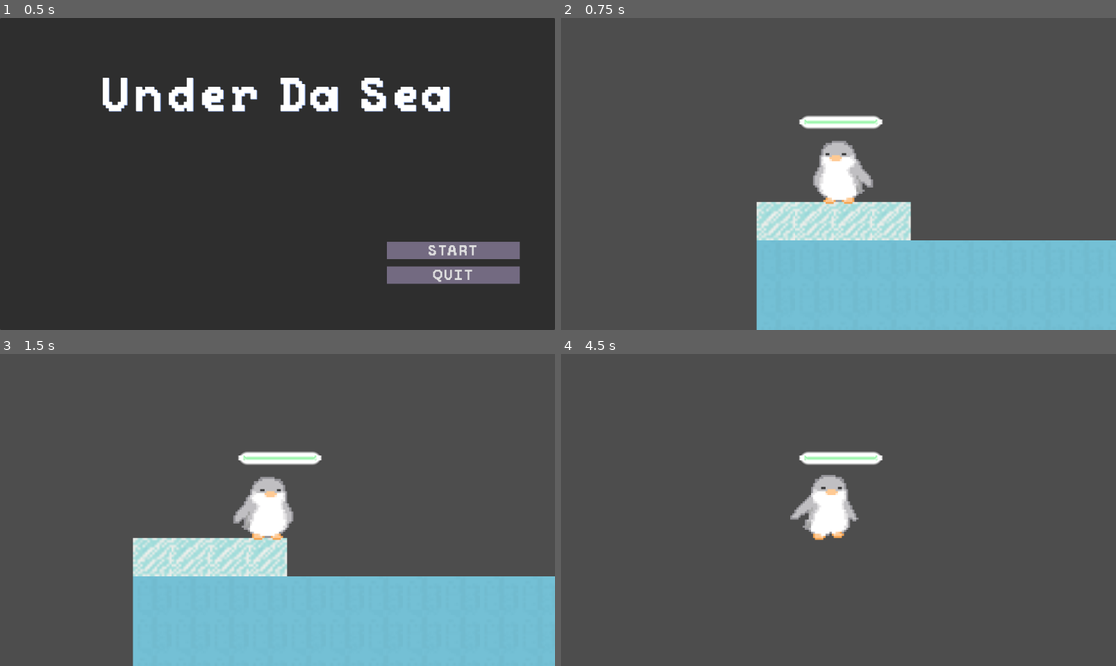
Above: before the commit, frames 1-4 (two rows, left to right).
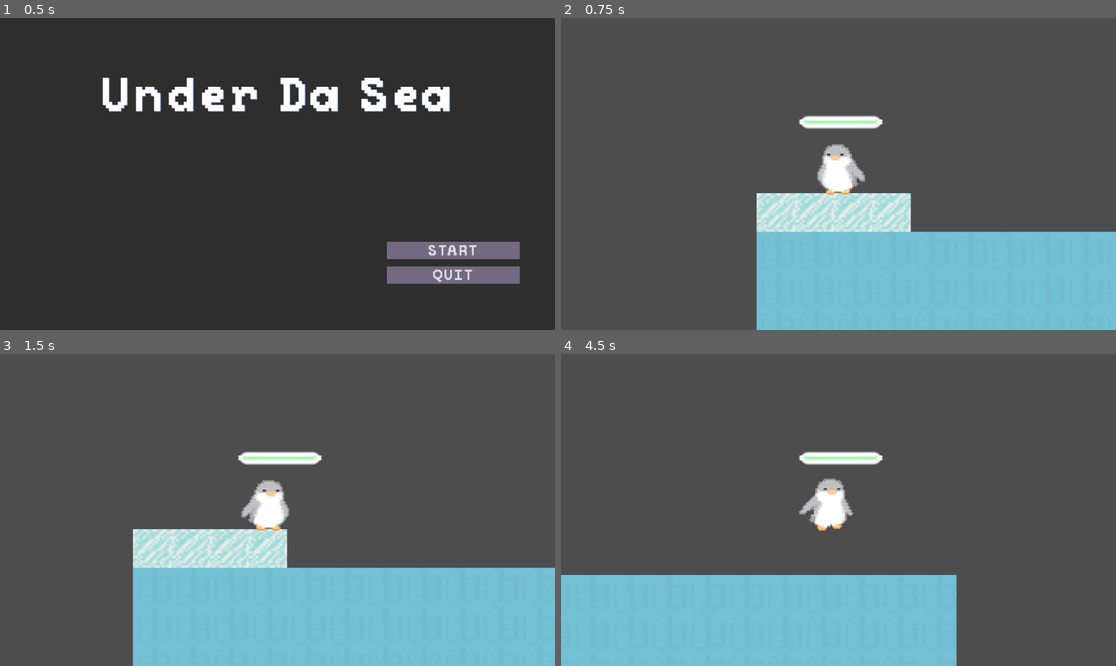
Above: after the commit, the same moments.

Repository: Jesuscanwalk/Under-da-sea
Game: Godot game, scene res://menus/main menu.tscn
Two runs of this game, one before a commit and one after it. Both use one fixed random seed, a clock stepped at 60 frames per second and the inputs below. The project has no main scene, so this scene is started directly.
Inputs:
- Up to frame 1 (0.5 s): no input
- Up to frame 2 (0.75 s): click "START" at 0.5 s
- Up to frame 3 (1.5 s): tap Enter at 1.25 s; hold D (right) from 1.28 s (still down)
- Up to frame 4 (4.5 s): tap W (up) at 1.52, 2.27, 3.77 s; release D (right) at 2.78 s; hold A (left) 2.78-3.53 s; hold D (right) from 3.53 s (still down)

Frame 1 is identical in both runs. In frame 2, 4.5% of the frame differs, in the area x 35-100%, y 39-72%; in frame 3, 4.8%; in frame 4, 22%, in the area x 0-72%, y 38-100%.

Commit message:
putin sprite

Diff:
--- a/under-da-sea/player/player.gd
+++ b/under-da-sea/player/player.gd
@@ -6,7 +6,7 @@
 @onready var animated_sprite: AnimatedSprite2D = $AnimationPlayer
 
 @export var SPEED : float = 130.0
-@export var JUMP_VELOCITY : float = -200.0
+@export var JUMP_VELOCITY : float = -5.0
 @export var SWIM_GRAVITY : float = 0.25
 @export var SWIM_VELOCITY : float = 80
 @export var SWIM_JUMP : float = -150
--- a/under-da-sea/player/player.tscn
+++ b/under-da-sea/player/player.tscn
@@ -1,34 +1,50 @@
-[gd_scene load_steps=12 format=3 uid="uid://cx3yaof1y7gcr"]
+[gd_scene load_steps=16 format=3 uid="uid://cx3yaof1y7gcr"]
 
 [ext_resource type="Script" path="res://player/player.gd" id="1_qf20f"]
-[ext_resource type="Texture2D" uid="uid://b7jcsu20axnbj" path="res://player/side-Sheet.png" id="2_d0c36"]
+[ext_resource type="Texture2D" uid="uid://ck3h7eff6lo0e" path="res://player/sprite-Sheet.png" id="2_khcjy"]
 [ext_resource type="PackedScene" uid="uid://chey3nfyptsk6" path="res://water/water_detection.tscn" id="3_101xf"]
 
-[sub_resource type="AtlasTexture" id="AtlasTexture_xb4lp"]
-atlas = ExtResource("2_d0c36")
-region = Rect2(0, 0, 640, 640)
+[sub_resource type="AtlasTexture" id="AtlasTexture_nsn3y"]
+atlas = ExtResource("2_khcjy")
+region = Rect2(0, 0, 512, 512)
 
-[sub_resource type="AtlasTexture" id="AtlasTexture_ad4h7"]
-atlas = ExtResource("2_d0c36")
-region = Rect2(0, 0, 640, 640)
+[sub_resource type="AtlasTexture" id="AtlasTexture_rquqv"]
+atlas = ExtResource("2_khcjy")
+region = Rect2(0, 0, 512, 512)
 
-[sub_resource type="AtlasTexture" id="AtlasTexture_k7b88"]
-atlas = ExtResource("2_d0c36")
-region = Rect2(640, 0, 640, 640)
+[sub_resource type="AtlasTexture" id="AtlasTexture_xg62p"]
+atlas = ExtResource("2_khcjy")
+region = Rect2(512, 0, 512, 512)
 
-[sub_resource type="AtlasTexture" id="AtlasTexture_42axi"]
-atlas = ExtResource("2_d0c36")
-region = Rect2(1280, 0, 640, 640)
+[sub_resource type="AtlasTexture" id="AtlasTexture_4cpa5"]
+atlas = ExtResource("2_khcjy")
+region = Rect2(1024, 0, 512, 512)
 
-[sub_resource type="AtlasTexture" id="AtlasTexture_0keg2"]
-atlas = ExtResource("2_d0c36")
-region = Rect2(1920, 0, 640, 640)
+[sub_resource type="AtlasTexture" id="AtlasTexture_77um6"]
+atlas = ExtResource("2_khcjy")
+region = Rect2(1536, 0, 512, 512)
+
+[sub_resource type="AtlasTexture" id="AtlasTexture_2ax5a"]
+atlas = ExtResource("2_khcjy")
+region = Rect2(2048, 0, 512, 512)
+
+[sub_resource type="AtlasTexture" id="AtlasTexture_ttbw6"]
+atlas = ExtResource("2_khcjy")
+region = Rect2(2560, 0, 512, 512)
+
+[sub_resource type="AtlasTexture" id="AtlasTexture_bjgvd"]
+atlas = ExtResource("2_khcjy")
+region = Rect2(3072, 0, 512, 512)
+
+[sub_resource type="AtlasTexture" id="AtlasTexture_mb2fg"]
+atlas = ExtResource("2_khcjy")
+region = Rect2(3584, 0, 512, 512)
 
 [sub_resource type="SpriteFrames" id="SpriteFrames_atc6j"]
 animations = [{
 "frames": [{
 "duration": 1.0,
-"texture": SubResource("AtlasTexture_xb4lp")
+"texture": SubResource("AtlasTexture_nsn3y")
 }],
 "loop": true,
 "name": &"idle",
@@ -36,24 +52,41 @@
 }, {
 "frames": [{
 "duration": 1.0,
-"texture": SubResource("AtlasTexture_ad4h7")
+"texture": SubResource("AtlasTexture_rquqv")
 }, {
 "duration": 1.0,
-"texture": SubResource("AtlasTexture_k7b88")
+"texture": SubResource("AtlasTexture_xg62p")
 }, {
 "duration": 1.0,
-"texture": SubResource("AtlasTexture_42axi")
+"texture": SubResource("AtlasTexture_4cpa5")
 }, {
 "duration": 1.0,
-"texture": SubResource("AtlasTexture_0keg2")
+"texture": SubResource("AtlasTexture_77um6")
 }],
 "loop": true,
 "name": &"run",
 "speed": 5.0
+}, {
+"frames": [{
+"duration": 1.0,
+"texture": SubResource("AtlasTexture_2ax5a")
+}, {
+"duration": 1.0,
+"texture": SubResource("AtlasTexture_ttbw6")
+}, {
+"duration": 1.0,
+"texture": SubResource("AtlasTexture_bjgvd")
+}, {
+"duration": 1.0,
+"texture": SubResource("AtlasTexture_mb2fg")
+}],
+"loop": true,
+"name": &"swim",
+"speed": 10.0
 }]
 
 [sub_resource type="CircleShape2D" id="CircleShape2D_xuwma"]
-radius = 9.43398
+radius = 8.0
 
 [sub_resource type="StyleBoxFlat" id="StyleBoxFlat_riqx2"]
 bg_color = Color(0.550956, 0.96135, 0.625933, 1)
@@ -76,10 +109,10 @@
 position = Vector2(-2, -7)
 scale = Vector2(0.0859375, 0.084375)
 sprite_frames = SubResource("SpriteFrames_atc6j")
-animation = &"idle"
+animation = &"run"
+frame_progress = 0.626264
 
 [node name="CollisionShape2D" type="CollisionShape2D" parent="."]
-position = Vector2(1, 2)
 shape = SubResource("CircleShape2D_xuwma")
 
 [node name="Control" type="Control" parent="."]
@@ -102,6 +135,7 @@
 show_percentage = false
 
 [node name="WaterDetection" parent="." instance=ExtResource("3_101xf")]
+position = Vector2(-1, -2)
 collision_layer = 1
 
 [connection signal="water_state_changed" from="WaterDetection" to="." method="_on_water_detection_water_state_changed"]
Binary file added: under-da-sea/player/sprite-Sheet.png
Not shown, added: under-da-sea/player/sprite-Sheet.png.import
Binary file added: under-da-sea/player/swim-Sheet.png
Not shown, added: under-da-sea/player/swim-Sheet.png.import
